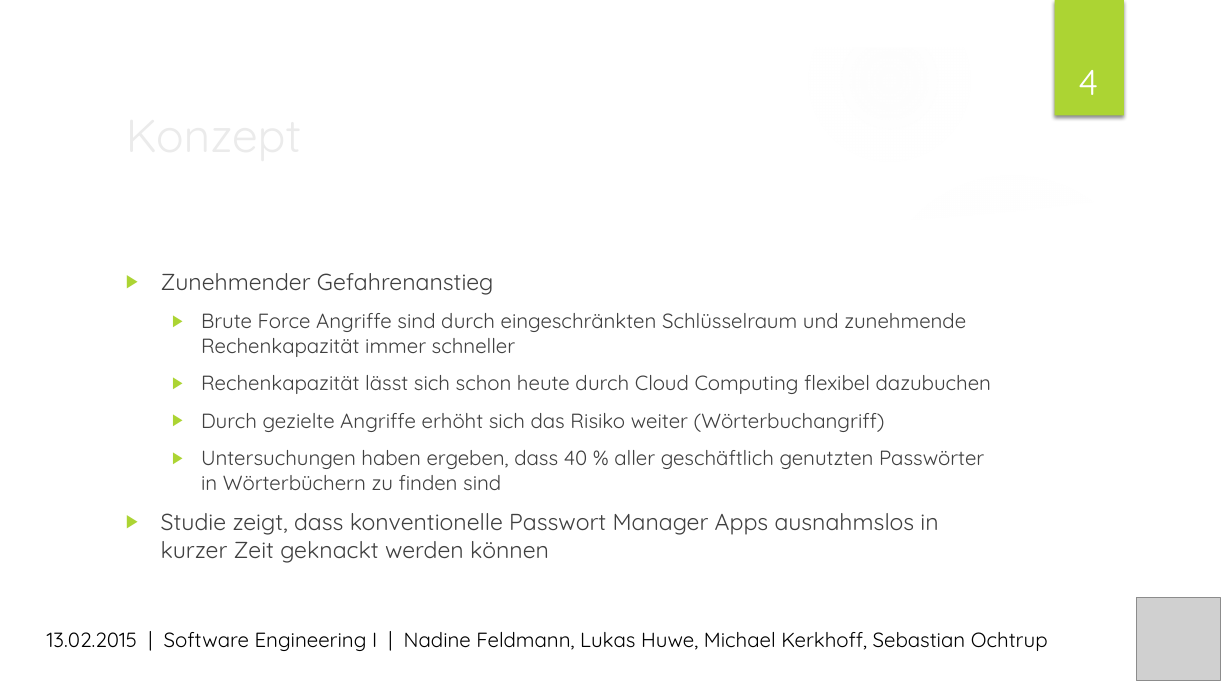
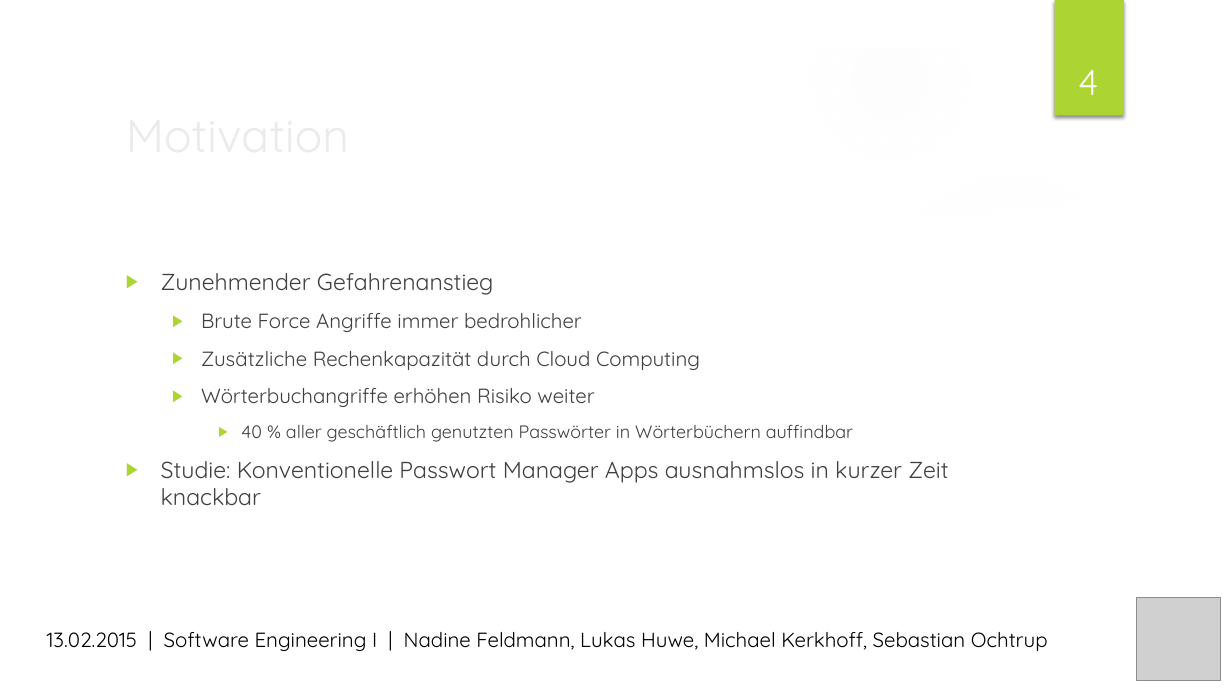
Before and after one commit to MrXXX92/pwsafe, a slide deck: slide 4 of Dokumentation/PWSafe Präsentation.pptx. Drawn at 1232x693 pixels with LibreOffice and Linux fonts; fonts in the diff are those of the drawing; grey boxes stand for pictures; background and template pictures are left out. Boxes give left, top, right and bottom in pixels: in the first picture for what was removed or moved away, otherwise in the second. Text is boxed around its words. In the diff, an @@ line names an element or a change of style, - is before the commit and + after.

Commit message:
Präsentation final

```diff
--- a/Dokumentation/PWSafe Präsentation.pptx
+++ b/Dokumentation/PWSafe Präsentation.pptx
@@ title at box(116, 98, 1002, 169): text changed @@
-Konzept
+Motivation
@@ text at box(161, 313, 948, 505): text changed @@
-  ▶ Brute Force Angriffe sind durch eingeschränkten Schlüsselraum und zunehmende Rechenkapazität immer schneller
-  ▶ Rechenkapazität lässt sich schon heute durch Cloud Computing flexibel dazubuchen
-  ▶ Durch gezielte Angriffe erhöht sich das Risiko weiter (Wörterbuchangriff)
-  ▶ Untersuchungen haben ergeben, dass 40 % aller geschäftlich genutzten Passwörter in Wörterbüchern zu finden sind
-▶ Studie zeigt, dass konventionelle Passwort Manager Apps ausnahmslos in kurzer Zeit geknackt werden können
+  ▶ Brute Force Angriffe immer bedrohlicher
+  ▶ Zusätzliche Rechenkapazität durch Cloud Computing
+  ▶ Wörterbuchangriffe erhöhen Risiko weiter
+    ▶ 40 % aller geschäftlich genutzten Passwörter in Wörterbüchern auffindbar
+▶ Studie: Konventionelle Passwort Manager Apps ausnahmslos in kurzer Zeit knackbar
```
Also in this commit, not shown: 12 other slides changed, 7 slides removed.
